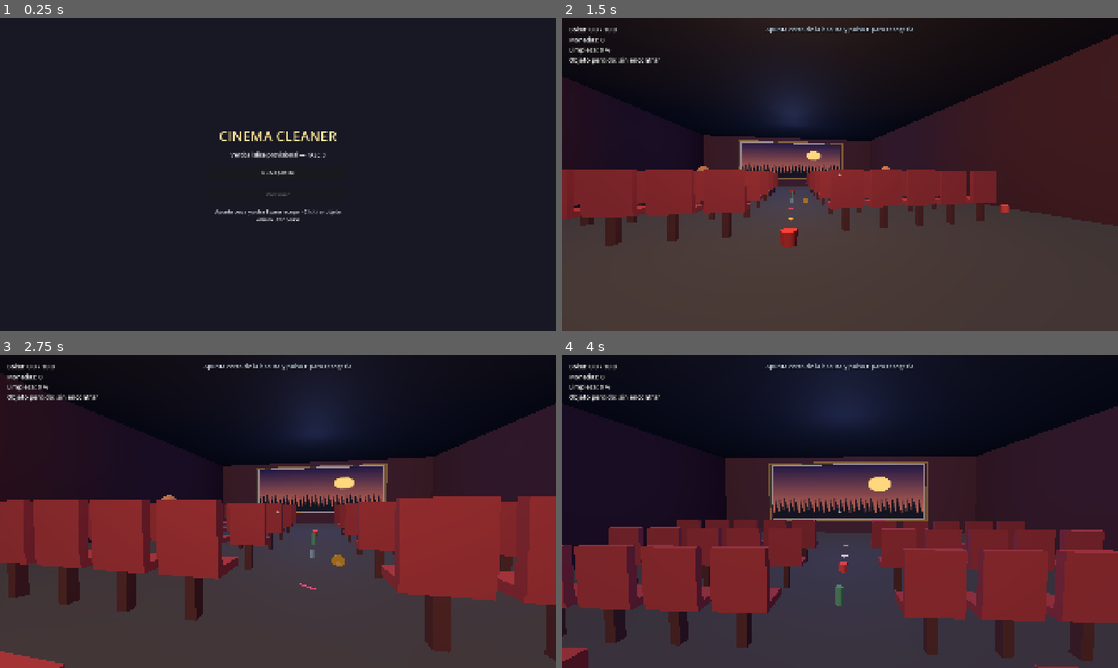
Above: before the commit, frames 1-4 (two rows, left to right).
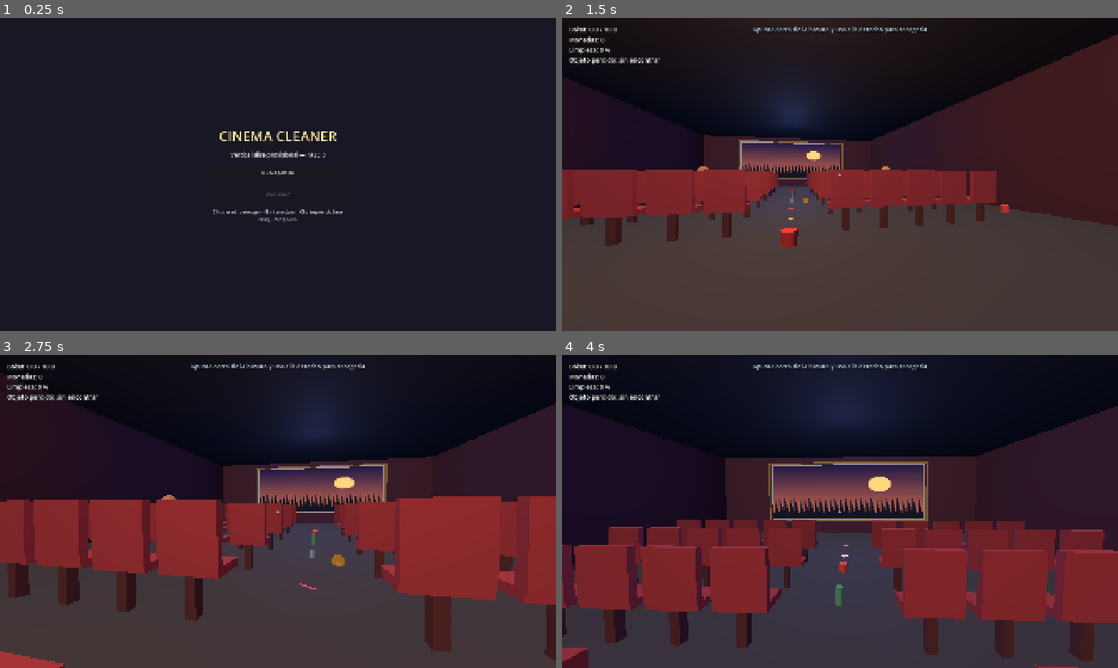
Above: after the commit, the same moments.

Repository: cristhianfg05/TFG_CINEMA
Game: Godot game, scene res://scenes/main/main_menu.tscn
The game is run twice, just before and just after one commit, with the same random seed, the same clock (stepped at 60 frames per second) and the same inputs.
Inputs (mouse positions are in pixels of both pictures, inside the frame that each line leads up to):
- Up to frame 1 (0.25 s): no input
- Up to frame 2 (1.5 s): click "Nueva partida" at 0.5 s; tap E (interact) at 1.25, 1.35 s; move the mouse to (867, 174) at 1.27 s; hold W (move_forward) from 1.28 s (still down)
- Up to frame 3 (2.75 s): keep holding W (move_forward); tap Space (jump) at 1.52, 2.27 s; right-click (305, 511) at 1.55 s; tap E (interact) at 2, 2.3 s; move the mouse to (250, 511) at 2.02 s; right-click (250, 511) at 2.1 s
- Up to frame 4 (4 s): keep holding W (move_forward); tap E (interact) at 2.75, 3.5, 3.6 s; move the mouse to (851, 505) at 2.77 s; hold Ctrl (crouch) 2.78-3.53 s; right-click (851, 505) at 3.05 s; move the mouse to (834, 517) at 3.52 s; tap Space (jump) at 3.77 s

The runs differ from the first frame. In frame 1, 0.2% of the frame differs, in the area x 38-62%, y 61-66%; in frame 2, 0.3%, in the area x 34-66%, y 2-5%; in frame 3, 0.3%; in frame 4, 0.3%.

Commit message:
Use right click to collect trash

Diff:
--- a/project.godot
+++ b/project.godot
@@ -11,7 +11,7 @@
 [application]
 
 config/name="Cinema Cleaner"
-config/version="0.3.0-playtest.1"
+config/version="0.3.0-playtest.2"
 run/main_scene="res://scenes/main/main_menu.tscn"
 config/features=PackedStringArray("4.7", "Forward Plus")
 
@@ -63,6 +63,11 @@
 "events": [Object(InputEventKey,"resource_local_to_scene":false,"resource_name":"","device":-1,"window_id":0,"alt_press …(194 unchanged characters)…
 ]
 }
+collect_item={
+"deadzone": 0.5,
+"events": [Object(InputEventMouseButton,"resource_local_to_scene":false,"resource_name":"","device":-1,"window_id":0,"alt_pressed":false,"shift_pressed":false,"ctrl_pressed":false,"meta_pressed":false,"button_mask":2,"position":Vector2(0, 0),"global_position":Vector2(0, 0),"factor":1.0,"button_index":2,"canceled":false,"pressed":false,"double_click":false,"script":null)
+]
+}
 primary_action={
 "deadzone": 0.5,
 "events": [Object(InputEventMouseButton,"resource_local_to_scene":false,"resource_name":"","device":-1,"window_id":0,"a …(253 unchanged characters)…
--- a/scripts/gameplay_manager.gd
+++ b/scripts/gameplay_manager.gd
@@ -243,7 +243,7 @@
 	if room_completed:
 		return "Sala completada — atraviesa la puerta"
 	if get_clean_percent() == 0:
-		return "Apunta cerca de la basura y pulsa E para recogerla"
+		return "Apunta cerca de la basura y usa clic derecho para recogerla"
 	if get_clean_percent() < 95:
 		return "Objetivo: limpia al menos el 95 %"
 	var next_upgrade := get_next_upgrade()
--- a/scripts/main_menu.gd
+++ b/scripts/main_menu.gd
@@ -51,7 +51,7 @@
 	content.add_child(continue_game)
 
 	var hint := Label.new()
-	hint.text = "Apunta cerca y pulsa E para recoger · Clic tirar objeto valioso · Esc pausa"
+	hint.text = "Clic derecho recoger · E interactuar · Clic izquierdo tirar reloj · Esc pausa"
 	hint.horizontal_alignment = HORIZONTAL_ALIGNMENT_CENTER
 	hint.autowrap_mode = TextServer.AUTOWRAP_WORD_SMART
 	hint.add_theme_font_size_override("font_size", 17)
--- a/scripts/player_controller.gd
+++ b/scripts/player_controller.gd
@@ -117,7 +117,10 @@
 func _resolve_interactable(candidate: Node) -> Node:
 	var current := candidate
 	while current and current != self:
-		if current.has_method("get_interaction_prompt") and current.has_method("interact"):
+		if (
+			current.has_method("get_interaction_prompt")
+			and (current.has_method("interact") or current.has_method("collect_interact"))
+		):
 			return current
 		current = current.get_parent()
 	return null
@@ -133,7 +136,15 @@
 	var prompt := ""
 	if _focused_interactable and is_instance_valid(_focused_interactable):
 		prompt = _focused_interactable.get_interaction_prompt()
-		if Input.is_action_just_pressed("interact"):
+		if (
+			Input.is_action_just_pressed("collect_item")
+			and _focused_interactable.has_method("collect_interact")
+		):
+			_focused_interactable.collect_interact(self)
+		elif (
+			Input.is_action_just_pressed("interact")
+			and _focused_interactable.has_method("interact")
+		):
 			_focused_interactable.interact(self)
 		elif (
 			Input.is_action_just_pressed("primary_action")
--- a/scripts/trash_item.gd
+++ b/scripts/trash_item.gd
@@ -26,11 +26,11 @@
 	if manager.can_collect(definition):
 		if not manager.can_pick_up_now():
 			return "Manos ocupadas — espera %.1f s" % manager.get_pickup_cooldown_remaining()
-		return "E — Recoger: %s" % definition.display_name
+		return "Clic derecho — Recoger: %s" % definition.display_name
 	return "Bolsa llena — vacíala en el contenedor"
 
 
-func interact(_player: Node) -> void:
+func collect_interact(_player: Node) -> void:
 	var manager = get_tree().get_first_node_in_group("gameplay_manager")
 	if manager:
 		manager.request_collect(self)
--- a/tests/phase_1_smoke.gd
+++ b/tests/phase_1_smoke.gd
@@ -9,6 +9,7 @@
 	"sprint",
 	"crouch",
 	"interact",
+	"collect_item",
 	"primary_action",
 	"pause",
 ]
--- a/tests/phase_2_smoke.gd
+++ b/tests/phase_2_smoke.gd
@@ -9,6 +9,12 @@
 
 func _run() -> void:
 	_expect(InputMap.has_action("debug_reset"), "Missing debug reset input")
+	_expect(InputMap.has_action("collect_item"), "Missing right-click collection input")
+	var has_right_click := false
+	for input_event in InputMap.action_get_events("collect_item"):
+		if input_event is InputEventMouseButton and input_event.button_index == MOUSE_BUTTON_RIGHT:
+			has_right_click = true
+	_expect(has_right_click, "Collection input is not bound to the right mouse button")
 	var scene := load("res://scenes/main/main.tscn") as PackedScene
 	_expect(scene != null, "Main scene failed to load")
 	if scene == null:
@@ -52,7 +58,7 @@
 		_expect(manager.empty_audio.stream is AudioStreamWAV, "Emptying sound was not generated")
 		var initial_item = get_nodes_in_group("trash_item")[0]
 		_expect(
-			String(initial_item.get_interaction_prompt()).begins_with("E — Recoger"),
+			String(initial_item.get_interaction_prompt()).begins_with("Clic derecho — Recoger"),
 			"Valid trash does not expose the pickup prompt"
 		)
 		var focus_collision := initial_item.get_node_or_null(
--- a/tests/phase_3_smoke.gd
+++ b/tests/phase_3_smoke.gd
@@ -51,6 +51,8 @@
 			player._resolve_interactable(focus_area) == proximity_item,
 			"Aiming at the invisible sphere did not resolve its trash item"
 		)
+		_expect(not proximity_item.has_method("interact"), "E still collects normal trash")
+		_expect(proximity_item.has_method("collect_interact"), "Trash has no dedicated collection action")
 		var remaining_before_interaction: int = manager.remaining_trash
 		player.global_position = proximity_item.global_position
 		await physics_frame
@@ -59,21 +61,21 @@
 			manager.remaining_trash == remaining_before_interaction,
 			"Walking over trash collected it without pressing E"
 		)
-		proximity_item.interact(player)
+		proximity_item.collect_interact(player)
 		_expect(
 			manager.remaining_trash == remaining_before_interaction - 1,
-			"First E interaction was not immediate"
+			"First right-click collection was not immediate"
 		)
 		await process_frame
 		var second_item = get_nodes_in_group("trash_item")[0]
 		var remaining_after_first: int = manager.remaining_trash
-		second_item.interact(player)
+		second_item.collect_interact(player)
 		_expect(
 			manager.remaining_trash == remaining_after_first,
 			"A second item bypassed the base pickup cooldown"
 		)
 		await create_timer(1.05).timeout
-		second_item.interact(player)
+		second_item.collect_interact(player)
 		_expect(
 			manager.remaining_trash == remaining_after_first - 1,
 			"A second item was not accepted after the cooldown"
Not shown, changed: export_presets.cfg
Not shown, changed: docs/DECISIONS.md
Not shown, changed: docs/GAME_SCOPE.md
Not shown, changed: docs/PHASE_2_TEST_CHECKLIST.md
Not shown, changed: docs/PHASE_3_TEST_CHECKLIST.md
Not shown, changed: docs/PLAYTEST_GUIDE_PHASE_3.md
Not shown, changed: docs/TEST_LOG.md
